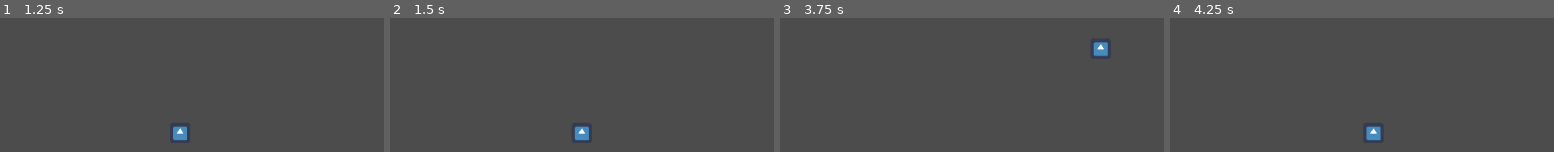
Above: before the commit, frames 1-4 (left to right).
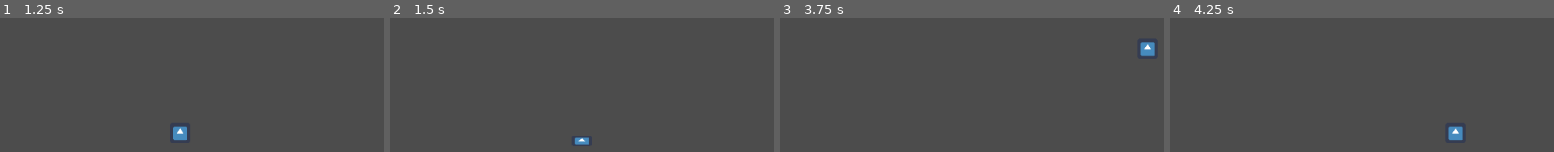
Above: after the commit, the same moments.

Repository: Clockknight/Chrono-Conflict
Game: Godot game, scene res://map.tscn
Same seed, same stepped clock (60 frames per second), same inputs: the game is played once before the commit and once after it. The engine's default icon, where the game draws it, is replaced by a stand-in: a white triangle on a blue panel in a dark square.
Inputs:
- Up to frame 1 (1.25 s): tap Enter at 0.5 s; hold Right (ui_right) from 0.53 s (still down)
- Up to frame 2 (1.5 s): tap Space at 1.25 s; release Right (ui_right) at 1.28 s; hold Down (ui_down) from 1.28 s (still down)
- Up to frame 3 (3.75 s): tap Enter at 2 s; release Down (ui_down) at 2.03 s; hold Right (ui_right) 2.03-2.78 s; tap Space at 2.75 s; hold Up (ui_up) 2.78-3.53 s; hold A (ui_left) from 3.53 s (still down)
- Up to frame 4 (4.25 s): keep holding A (ui_left)

Frame 1 is identical in both runs. In frame 2, 0.5% of the frame differs, in the area x 48-52%, y 80-95%; in frame 3, 0.8%, in the area x 81-98%, y 17-29%; in frame 4, 0.8%.

Commit message:
Implement Orbulon Crouching

Diff:
--- a/Orbulon.gd
+++ b/Orbulon.gd
@@ -3,30 +3,50 @@
 export(float) var horizontal_speed = 25.0
 export(float) var vertical_speed = 80.0
 export(float) var gravity = 5
-var directional_input = Vector2.ZERO
+export(float) var terminal_speed = gravity * 20
+var directional_input  = Vector2.ZERO
+var bottom_pos = 0
+
 var _bottom
-var bottom_pos = 0
-var grounded = true
 
 func _ready():
 	_bottom = self.get_node("char_bottom")
 
 
 func _physics_process(delta):
-	directional_input.x = Input.get_action_strength("ui_right") - Input.get_action_strength("ui_left")
-	directional_input.x *= horizontal_speed
+	var x_sum = Input.get_axis("ui_left", "ui_right")
+	var y_sum = Input.get_axis("ui_up", "ui_down")
 
-	directional_input.y += gravity
 	bottom_pos = (_bottom.get_global_position().y)
+	var grounded = bottom_pos >= 0
+
 	print(bottom_pos)
-	grounded = bottom_pos >= 0
+
 	if (grounded):
+		#X movement
+		directional_input.x = x_sum
+		directional_input.x *= horizontal_speed
+
+		#Y movement
+		self.scale.y = 1
 		directional_input.y = 0
-		directional_input.y -=  Input.get_action_strength("ui_up")
-		directional_input.y *= vertical_speed
-		if (directional_input.y == 0):
-			directional_input.y -= bottom_pos
 
+		if (y_sum == 0):
+			if (bottom_pos > 0):
+				directional_input.y = -1 * bottom_pos
+
+		elif (y_sum > 0):
+			self.scale.y = .5
+			directional_input.x = 0
+
+		elif (y_sum < 0):
+			directional_input.y += y_sum * vertical_speed
+
+
+	elif (not grounded):
+		directional_input.y += gravity
+		if (directional_input.y > terminal_speed):
+			directional_input.y = terminal_speed
 
 
 	move_and_collide(directional_input)
